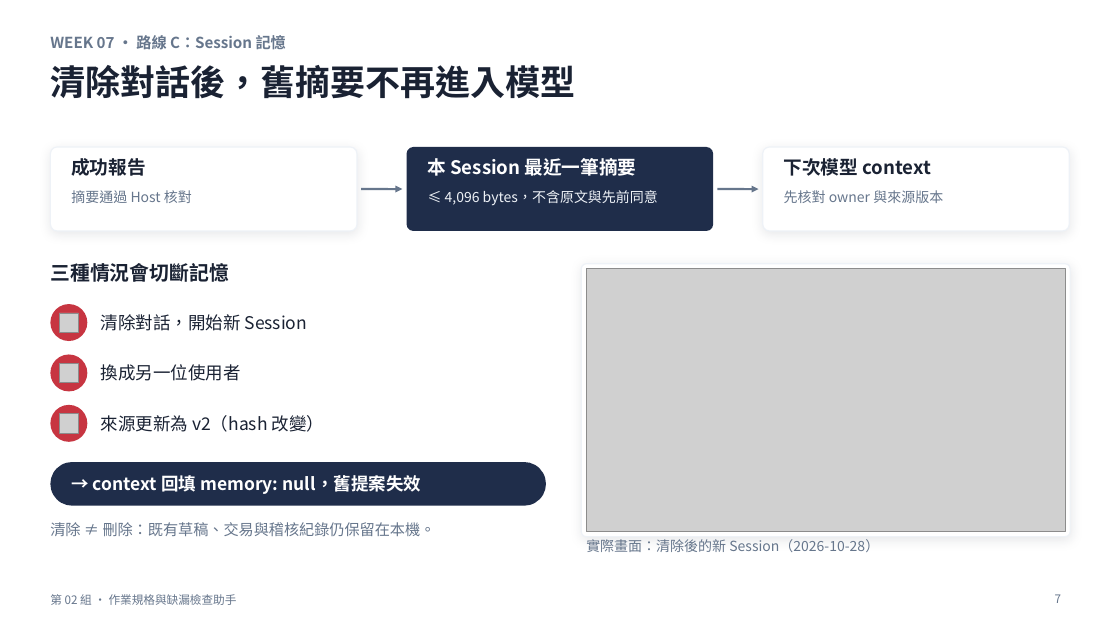
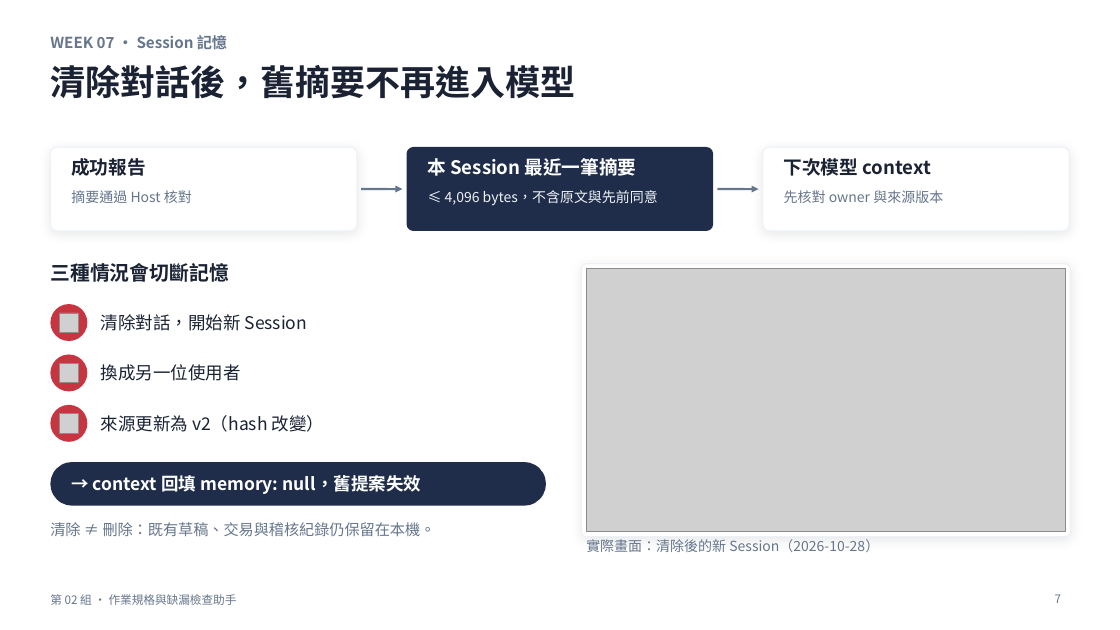
Before and after one commit to yoyo6108876/nutn-agent-2026f-team2-campus-life, a slide deck: slide 7 of reports/phase-review-v2/phase-review-v2.pptx. Drawn at 1120x630 pixels with LibreOffice and Linux fonts; fonts in the diff are those of the drawing; grey boxes stand for pictures. Boxes give left, top, right and bottom in pixels: in the first picture for what was removed or moved away, otherwise in the second. Text is boxed around its words. In the diff, an @@ line names an element or a change of style, - is before the commit and + after.

```diff
--- a/reports/phase-review-v2/phase-review-v2.pptx
+++ b/reports/phase-review-v2/phase-review-v2.pptx
@@ text at <box>50,35,227,49</box>: text changed @@
-WEEK 07 · 路線 C：Session 記憶
+WEEK 07 · Session 記憶
```
Also in this commit, not shown: 7 other slides changed, 11 other files.
